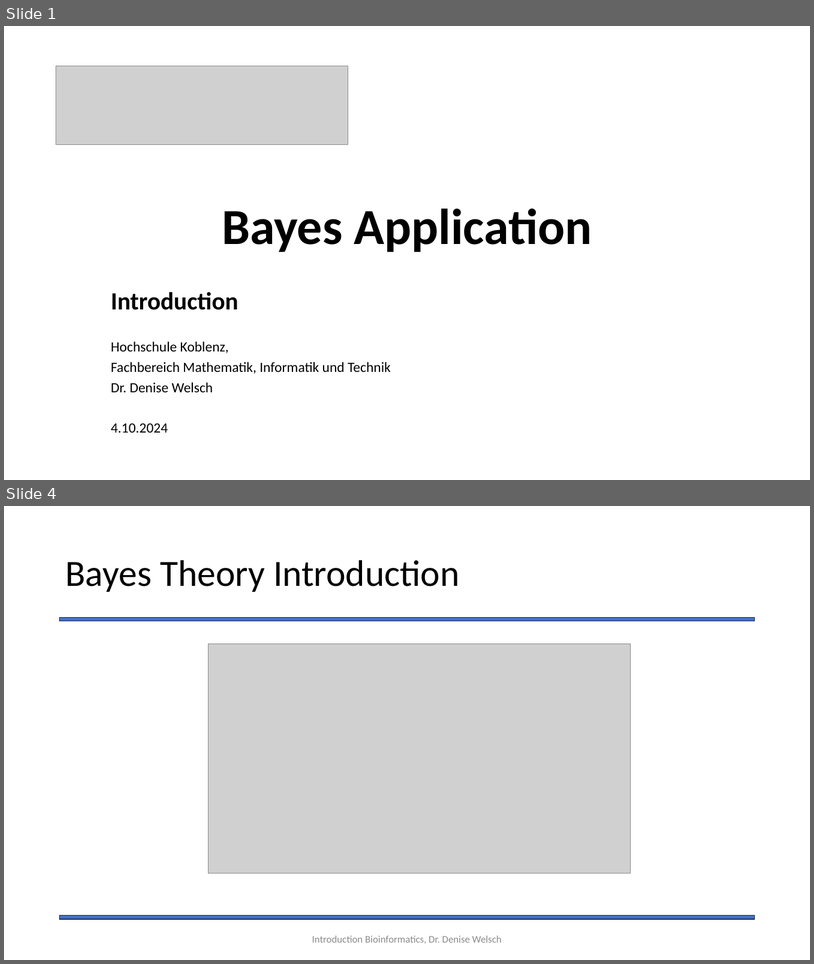
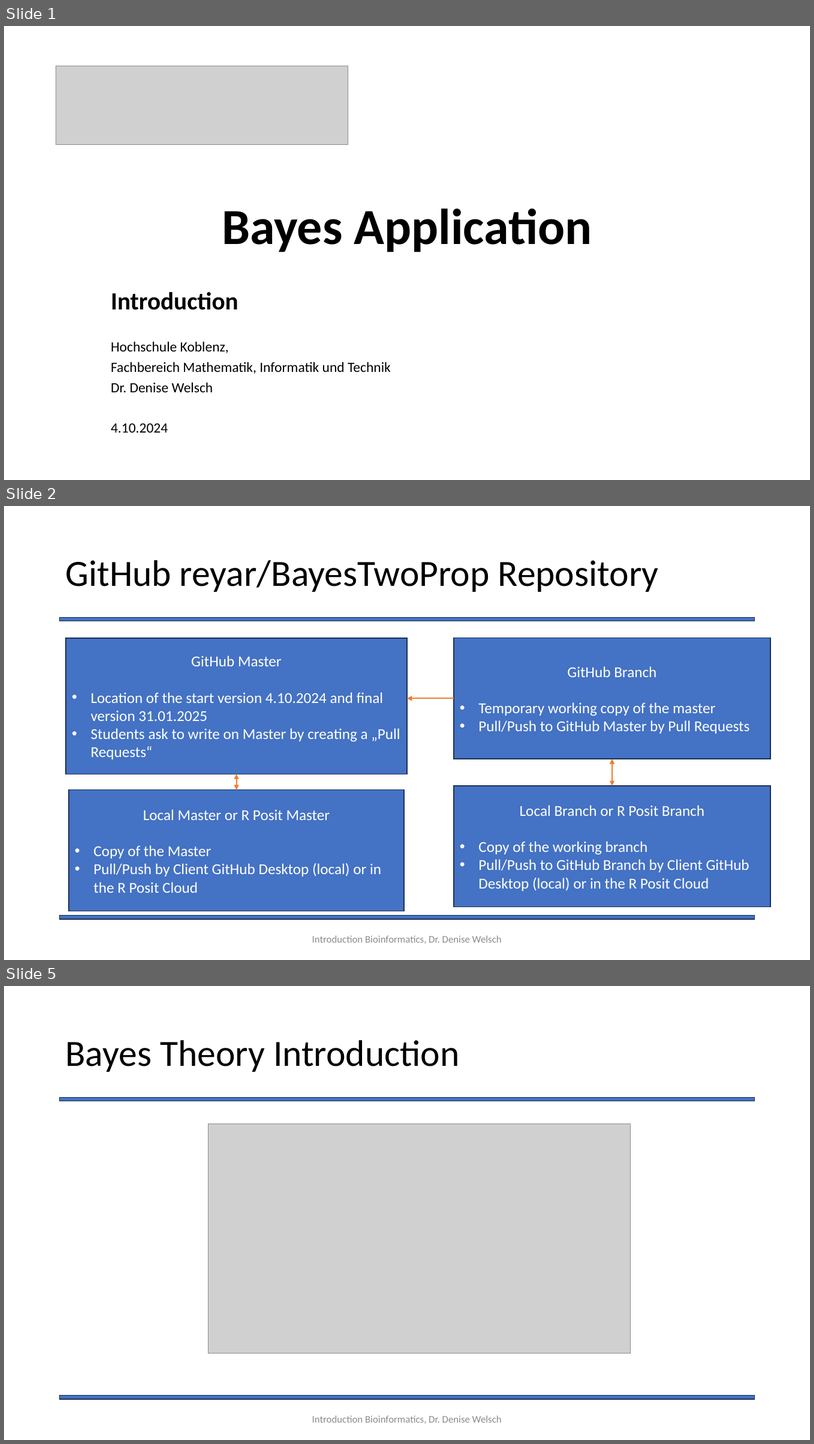
Before and after one commit to Statsomat/BayesTwoProp, a slide deck: documents/Introduction.pptx. Shown one above the other, each under a label of ours: slides 1 and 4 before the commit, slides 1, 2 and 5 after it; the slides between them are not shown. The pictures are 814x964 and 814x1444 pixels, drawn with LibreOffice and Linux fonts; fonts in the diff are those of the drawing; grey boxes stand for pictures. Boxes give left, top, right and bottom in pixels: in the first picture for what was removed or moved away, otherwise in the second. Text is boxed around its words. In the diff, an @@ line names an element or a change of style, - is before the commit and + after.

```diff
--- a/documents/Introduction.pptx
+++ b/documents/Introduction.pptx
@@ slide 2 added at (x1=4, y1=506, x2=810, y2=960), background #FFFFFF; not listed: 2 template elements that a slide beside it also shows @@
@@ title added at (x1=65, y1=560, x2=659, y2=592), 44 pt, text #000000 @@
+GitHub reyar/BayesTwoProp Repository
@@ rectangle added at (x1=66, y1=638, x2=407, y2=774), fill #4472C4, outline #1E3256 1 pt, 18 pt, text #FFFFFF @@
+GitHub Master
+• Location of the start version 4.10.2024 and final version 31.01.2025
+• Students ask to write on Master by creating a „Pull Requests“
@@ rectangle added at (x1=454, y1=638, x2=771, y2=759), fill #4472C4, outline #1E3256 1 pt, 18 pt, text #FFFFFF @@
+GitHub Branch
+• Temporary working copy of the master
+• Pull/Push to GitHub Master by Pull Requests
@@ arrow added from (454, 699) to (408, 699), #ED7D31 1.5 pt @@
@@ double arrow added from (237, 774) to (237, 790), #ED7D31 1.5 pt @@
@@ double arrow added from (612, 759) to (612, 786), #ED7D31 1.5 pt @@
@@ rectangle added at (x1=69, y1=790, x2=404, y2=911), fill #4472C4, outline #1E3256 1 pt, 18 pt, text #FFFFFF @@
+Local Master or R Posit Master
+• Copy of the Master
+• Pull/Push by Client GitHub Desktop (local) or in the R Posit Cloud
@@ rectangle added at (x1=454, y1=786, x2=771, y2=906), fill #4472C4, outline #1E3256 1 pt, 18 pt, text #FFFFFF @@
+Local Branch or R Posit Branch
+• Copy of the working branch
+• Pull/Push to GitHub Branch by Client GitHub Desktop (local) or in the R Posit Cloud
@@ text added at (x1=312, y1=935, x2=502, y2=943), 12 pt, text #8C8C8C @@
+Introduction Bioinformatics, Dr. Denise Welsch
@@ what was slide 4 is now slide 5 @@
```
Also in this commit, not shown: 2 slides changed, 1 other slide added, 1 slide removed.
